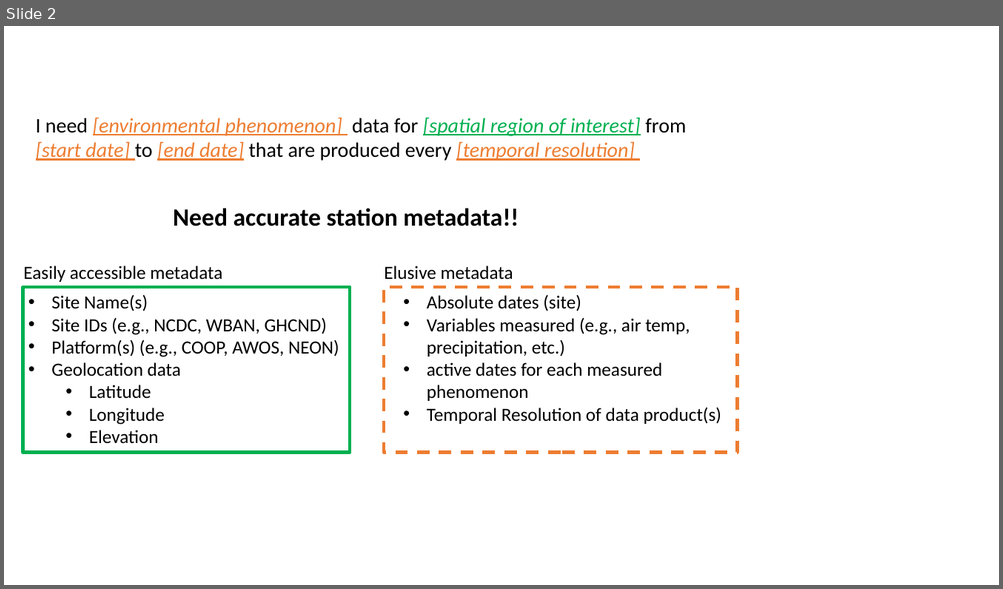
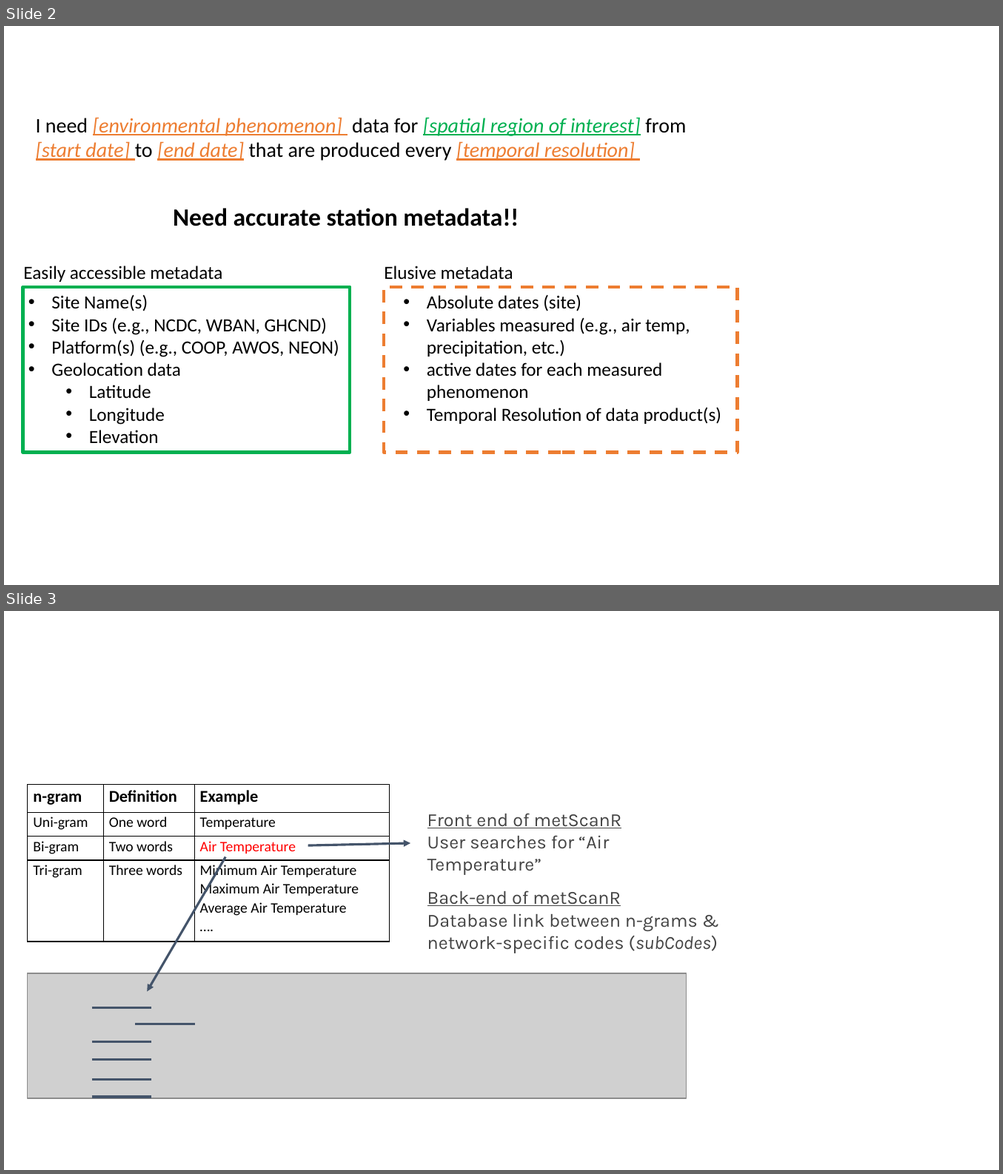
Before and after one commit to jaroberti/metScanR, a slide deck: AMS2018/slidesForGH.pptx. Shown one above the other, each under a label of ours: slide 2 before the commit, slides 2 and 3 after it. The pictures are 1003x589 and 1003x1174 pixels, drawn with LibreOffice and Linux fonts; fonts in the diff are those of the drawing; grey boxes stand for pictures. Boxes give left, top, right and bottom in pixels: in the first picture for what was removed or moved away, otherwise in the second. Text is boxed around its words. In the diff, an @@ line names an element or a change of style, - is before the commit and + after.

Commit message:
fixed n-gram figure

```diff
--- a/AMS2018/slidesForGH.pptx
+++ b/AMS2018/slidesForGH.pptx
@@ slide 3 added at <box>4,611,999,1170</box>, background #FFFFFF @@
@@ table added at <box>28,785,390,942</box>, 4 rows, 3 columns @@
+n-gram | Definition | Example
+Uni-gram | One word | Temperature
+Bi-gram | Two words | Air Temperature
+Tri-gram | Three words | Minimum Air Temperature / Maximum Air Temperature / Average Air Temperature / ….
@@ text added at <box>427,813,622,875</box>, 18 pt, text #444444 @@
+Front end of metScanR
+User searches for “Air Temperature”
@@ arrow added from (307, 846) to (410, 843), #44546A 2.25 pt @@
@@ arrow added from (225, 857) to (148, 991), #44546A 2.25 pt @@
@@ text added at <box>427,891,717,954</box>, 18 pt, text #444444 @@
+Back-end of metScanR
+Database link between n-grams & network-specific codes (subCodes)
@@ picture added at <box>28,974,686,1099</box> @@
@@ line added from (92, 1008) to (152, 1008), #44546A 2.25 pt @@
@@ line added from (135, 1025) to (195, 1025), #44546A 2.25 pt @@
@@ line added from (92, 1042) to (152, 1042), #44546A 2.25 pt @@
@@ line added from (92, 1060) to (152, 1060), #44546A 2.25 pt @@
@@ line added from (92, 1079) to (152, 1079), #44546A 2.25 pt @@
@@ line added from (92, 1097) to (152, 1097), #44546A 2.25 pt @@
```
Also in this commit, not shown: 1 other file.
